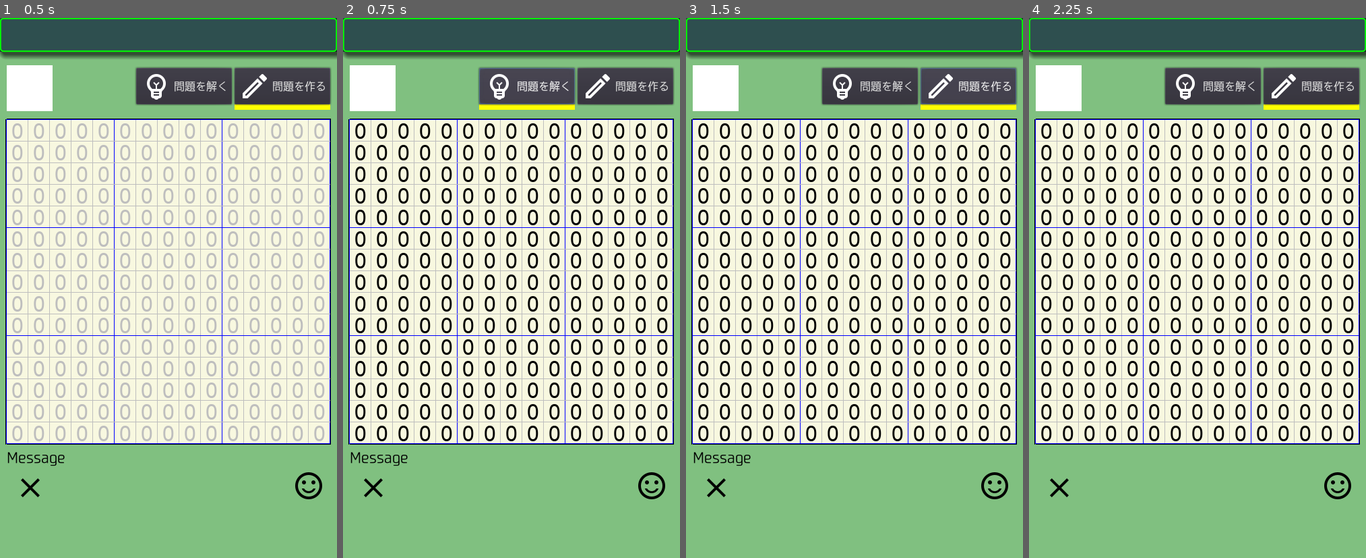
Above: before the commit, frames 1-4 (left to right).
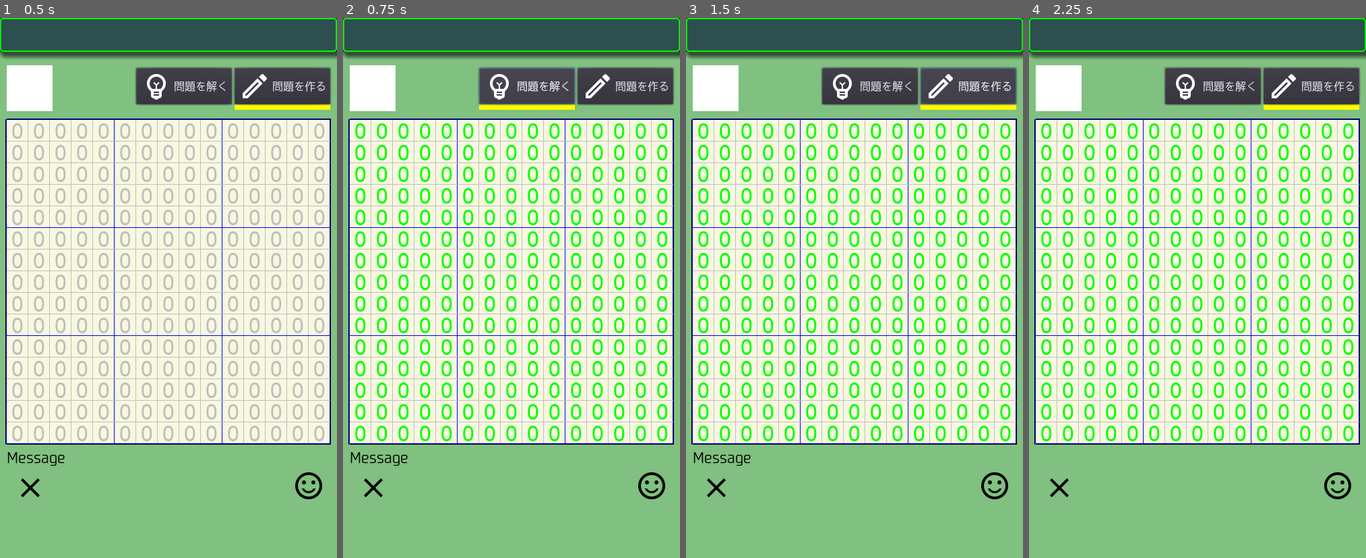
Above: after the commit, the same moments.

Repository: vivisuke/SakuSakuMosaic
Game: Godot game, scene res://MainScene.tscn
Two runs of this game, one before a commit and one after it. Both use one fixed random seed, a clock stepped at 60 frames per second and the inputs below.
Inputs (mouse positions are in pixels of both pictures, inside the frame that each line leads up to):
- Up to frame 1 (0.5 s): no input
- Up to frame 2 (0.75 s): click "問題を解く" at 0.5 s
- Up to frame 3 (1.5 s): click "問題を作る" at 1.25 s
- Up to frame 4 (2.25 s): click (1059, 487) at 2 s

Frame 1 is identical in both runs. In frame 2, 11% of the frame differs, in the area x 3-97%, y 19-79%; in frame 3, 11%; in frame 4, 11%.

Commit message:
0037 ◎ C 08/18 08/18 0.001│問題│問題を作る → 問題を解く 押下時：手がかり数字が黒のはずなのに緑になっていることがある

Diff:
--- a/SakuSakuMosaic/MainScene.gd
+++ b/SakuSakuMosaic/MainScene.gd
@@ -215,7 +215,7 @@
 	pass # Replace with function body.
 #func xyToAryIX(x, y):
 #	return (y+1)*g.ARY_WIDTH + (x+1)
-func count_black(x, y):
+func count_black(x, y):		# (x, y) を中心とする 3x3 ブロック内の黒数をカウント
 	var cnt = 0
 	if( $BoardBG/TileMap.get_cell(x-1, y-1) == BLACK ):
 		cnt += 1;
@@ -234,6 +234,27 @@
 	if( $BoardBG/TileMap.get_cell(x, y+1) == BLACK ):
 		cnt += 1;
 	if( $BoardBG/TileMap.get_cell(x+1, y+1) == BLACK ):
+		cnt += 1;
+	return cnt
+func count_cross(x, y):		# (x, y) を中心とする 3x3 ブロック内のバツ数をカウント（盤外はバツとみなす）
+	var cnt = 0
+	if( x == 0 || y == 0 || $BoardBG/TileMap.get_cell(x-1, y-1) == CROSS ):
+		cnt += 1;
+	if( y == 0 || $BoardBG/TileMap.get_cell(x, y-1) == CROSS ):
+		cnt += 1;
+	if( x == g.N_IMG_CELL_HORZ - 1 || y == 0 || $BoardBG/TileMap.get_cell(x+1, y-1) == CROSS ):
+		cnt += 1;
+	if( x == 0 || $BoardBG/TileMap.get_cell(x-1, y) == CROSS ):
+		cnt += 1;
+	if( $BoardBG/TileMap.get_cell(x, y) == CROSS ):
+		cnt += 1;
+	if( x == g.N_IMG_CELL_HORZ - 1 || $BoardBG/TileMap.get_cell(x+1, y) == CROSS ):
+		cnt += 1;
+	if( x == 0 || y == g.N_IMG_CELL_VERT - 1 || $BoardBG/TileMap.get_cell(x-1, y+1) == CROSS ):
+		cnt += 1;
+	if( y == g.N_IMG_CELL_VERT - 1 || $BoardBG/TileMap.get_cell(x, y+1) == CROSS ):
+		cnt += 1;
+	if( x == g.N_IMG_CELL_HORZ - 1 || y == g.N_IMG_CELL_VERT - 1 || $BoardBG/TileMap.get_cell(x+1, y+1) == CROSS ):
 		cnt += 1;
 	return cnt
 func count_ary_black(ix):		#	ix を中心とする 3x3 ブロック内の 黒 数を数える
@@ -307,6 +328,25 @@
 		print(xy)
 		if xy.x >= 0:
 			cell_pressed(xy.x, xy.y)
+func update_cluesLabelColor(x, y):
+	if x < 0 || x >= g.N_IMG_CELL_HORZ || y < 0 || y >= g.N_IMG_CELL_VERT:
+		return
+	var label = clueLabels[g.xyToBoardIX(x, y)]
+	if label.text == "":
+		return
+	var cn = int(label.text)		# 手がかり数字
+	var cb = count_black(x, y)		# 3x3 領域内黒数
+	var cc = count_cross(x, y)		# 3x3 領域内バツ数
+	var col
+	if cb + cc == 9:	# 全部埋まっている場合
+		col = Color.gray if cb == cn else Color.red			# 正しければグレイ、間違っていれば赤
+	elif cb == cn:
+		col = Color.green		# 手がかり数字の数だけ黒がある場合
+	elif cb > cn:
+		col = Color.red			# 手がかり数字の数より黒が多い場合
+	else:
+		col = Color.white if $BoardBG/TileMap.get_cell(x, y) == BLACK else Color.black
+	clueLabels[g.xyToBoardIX(x, y)].add_color_override("font_color", col)
 func cell_pressed(x, y):
 	#if solving:
 	#	clueLabels[g.xyToBoardIX(x, y)].text = ""
@@ -324,13 +364,16 @@
 	else:			# 問題を解くモード
 		if $BoardBG/TileMap.get_cell(x, y) == UNKNOWN:
 			$BoardBG/TileMap.set_cell(x, y, BLACK)
-			clueLabels[g.xyToBoardIX(x, y)].add_color_override("font_color", Color.white)
+			#clueLabels[g.xyToBoardIX(x, y)].add_color_override("font_color", Color.white)
 		elif $BoardBG/TileMap.get_cell(x, y) == BLACK:
 			$BoardBG/TileMap.set_cell(x, y, CROSS)
-			clueLabels[g.xyToBoardIX(x, y)].add_color_override("font_color", Color.black)
+			#clueLabels[g.xyToBoardIX(x, y)].add_color_override("font_color", Color.black)
 		else:
 			$BoardBG/TileMap.set_cell(x, y, UNKNOWN)
-			clueLabels[g.xyToBoardIX(x, y)].add_color_override("font_color", Color.black)
+			#clueLabels[g.xyToBoardIX(x, y)].add_color_override("font_color", Color.black)
+		for v in range(-1, 2):
+			for h in range(-1, 2):
+				update_cluesLabelColor(x+h, y+v)
 	update_MiniMap()
 
 
@@ -464,8 +507,11 @@
 		for x in range(g.N_IMG_CELL_HORZ):
 			ary_state[g.xyToAryIX(x, y)] = $BoardBG/TileMap.get_cell(x, y)	# 現状態を保存
 			$BoardBG/TileMap.set_cell(x, y, UNKNOWN)
-			var label = clueLabels[g.xyToBoardIX(x, y)]
-			label.add_color_override("font_color", Color.black)
+			#var label = clueLabels[g.xyToBoardIX(x, y)]
+			#label.add_color_override("font_color", Color.black)
+	for y in range(g.N_IMG_CELL_VERT):
+		for x in range(g.N_IMG_CELL_HORZ):
+			update_cluesLabelColor(x, y)
 	pass # Replace with function body.
 
 
Not shown, changed: SakuSakuMozaic.spr
